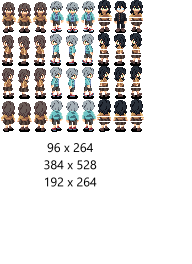
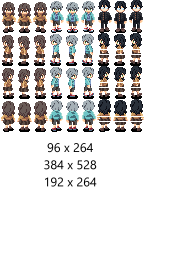
Layers edited between the first and the second (192, 264) image:
painted on "Takeshi" over [98, 0, 143, 28]
added layer "Amari" (1st of 2) above "Amari" over [129, 0, 143, 28]
